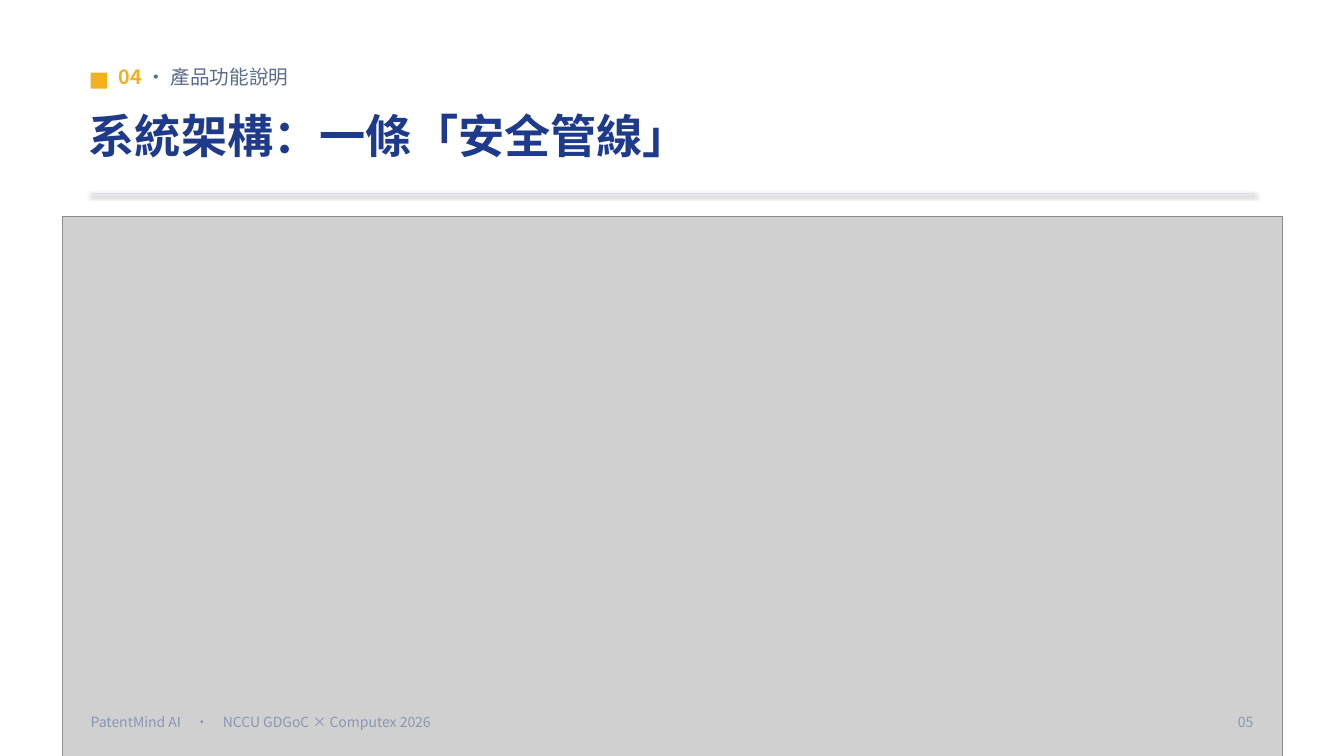
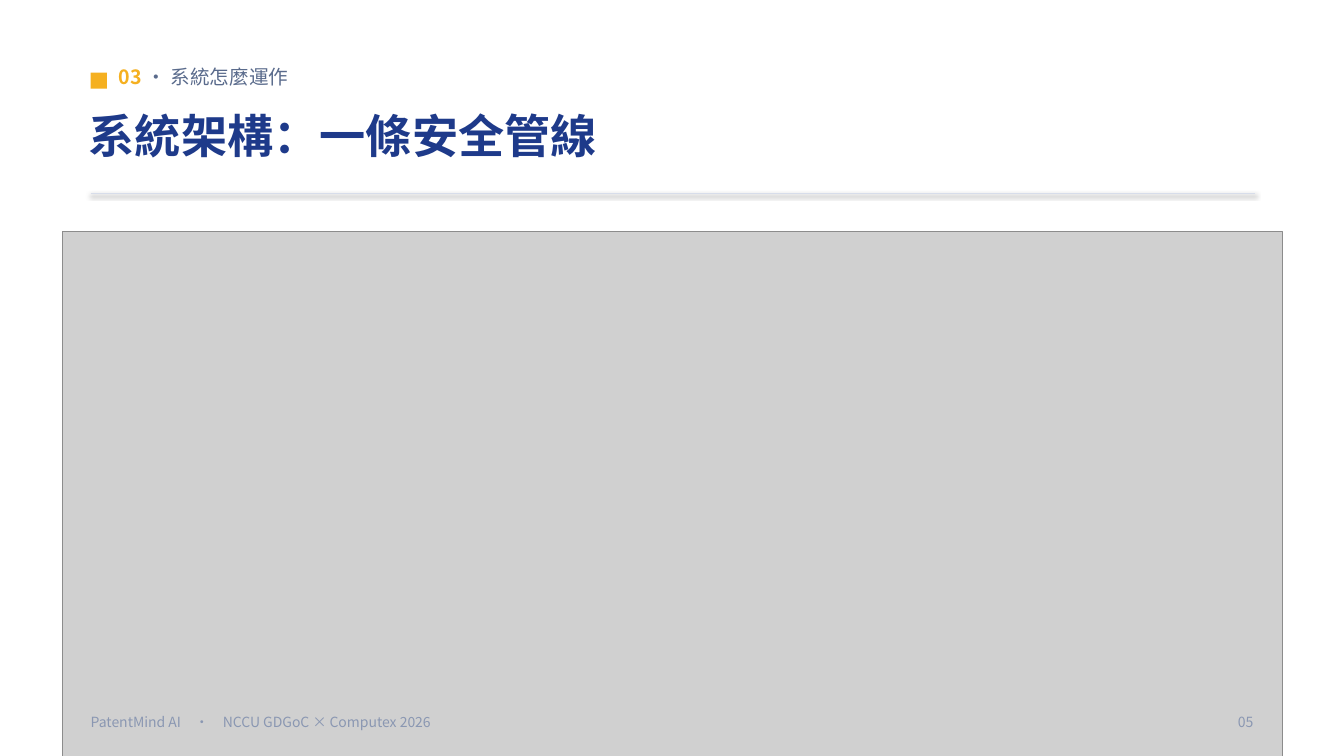
Before and after one commit to Adrian-Kao/shin-lee, a slide deck: slide 6 of presentation/PatentMind_簡報.pptx (slide 10 before the commit). Drawn at 1344x756 pixels with LibreOffice and Linux fonts; fonts in the diff are those of the drawing; grey boxes stand for pictures. Boxes give left, top, right and bottom in pixels: in the first picture for what was removed or moved away, otherwise in the second. Text is boxed around its words. In the diff, an @@ line names an element or a change of style, - is before the commit and + after.

```diff
--- a/presentation/PatentMind_簡報.pptx
+++ b/presentation/PatentMind_簡報.pptx
@@ text at box(119, 67, 289, 86): text changed @@
-04 · 產品功能說明
+03 · 系統怎麼運作
@@ text at box(89, 113, 597, 158): text changed @@
-系統架構：一條「安全管線」
+系統架構：一條安全管線
@@ picture: place and size @@
-picture at box(63, 217, 1282, 756)
+picture at box(63, 232, 1282, 756)
```
Also in this commit, not shown: 6 other slides changed, 8 slides added, 16 slides removed, 28 other files.
